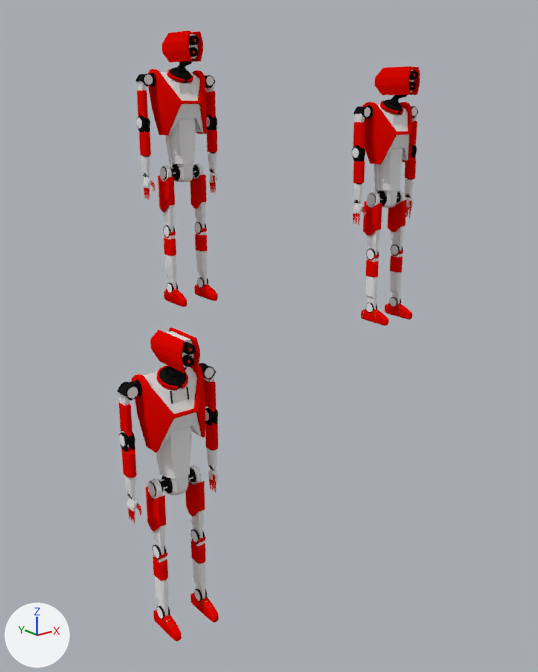
The Blender file Blender Model Source/weak.blend: old version first, new version second.
Both versions are drawn from a camera (50 mm lens) standing at (-2.12, -3.51, 3.19) and looking at (1.15, 0.57, 1.56). The lights are fixed; the arrows at lower left show +X, +Y and +Z.
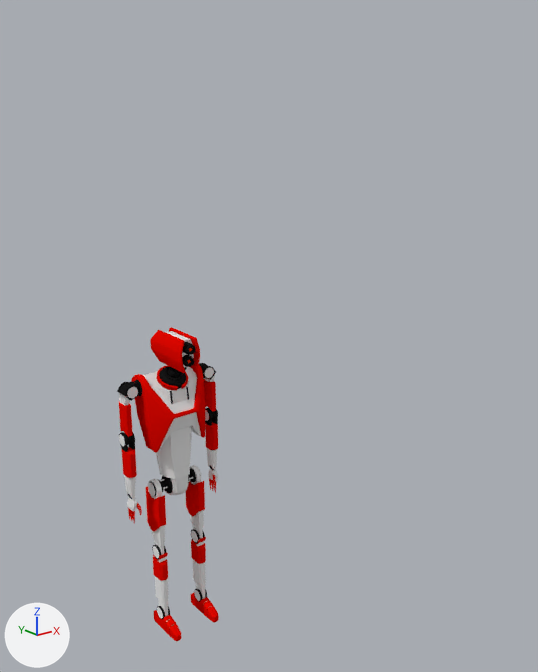
Pixel boxes [x1, y1, x2, y2] of what changed, in the pictures (538 x 672 px):
'Cube.004', deleted: before [136, 30, 218, 307]
    faces in mat_colored_metal (its picture is missing): [137, 30, 218, 307]
    faces in mat_dullmetal (its picture is missing): [137, 34, 217, 290]
    faces in mat_joint2 (black #181818): [136, 35, 217, 294]
    faces in mat_segments (its picture is missing): [166, 118, 196, 164]
    faces in mat_joint (its picture is missing): [137, 74, 216, 293]
'Cube.003', deleted: before [352, 66, 420, 326]
    faces in mat_colored_metal (its picture is missing): [353, 66, 420, 326]
    faces in mat_dullmetal (its picture is missing): [353, 70, 417, 309]
    faces in mat_joint2 (black #181818): [352, 71, 418, 313]
    faces in mat_segments (its picture is missing): [374, 148, 403, 191]
    faces in mat_joint (its picture is missing): [352, 107, 417, 312]

The change, as a list of edits to the scene's bpy script:
```text
Remove ob_cube_004:
    ob_cube_004 = bpy.data.objects.new('Cube.004', me_cube_006)
    ob_cube_004.location = (0.938, 1.292, 1.718)
    _m = ob_cube_004.modifiers.new('Mirror', 'MIRROR')
    _m = ob_cube_004.modifiers.new('EdgeSplit', 'EDGE_SPLIT')
    _m.split_angle = 0.873
Remove ob_cube_003:
    ob_cube_003 = bpy.data.objects.new('Cube.003', me_cube_005)
    ob_cube_003.location = (2.316, 0.499, 1.498)
    _m = ob_cube_003.modifiers.new('Mirror', 'MIRROR')
    _m = ob_cube_003.modifiers.new('EdgeSplit', 'EDGE_SPLIT')
```
